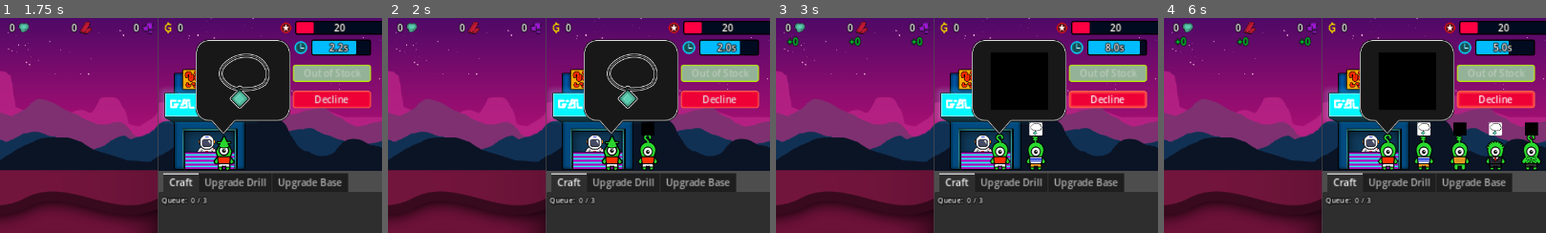
Above: before the commit, frames 1-4 (left to right).
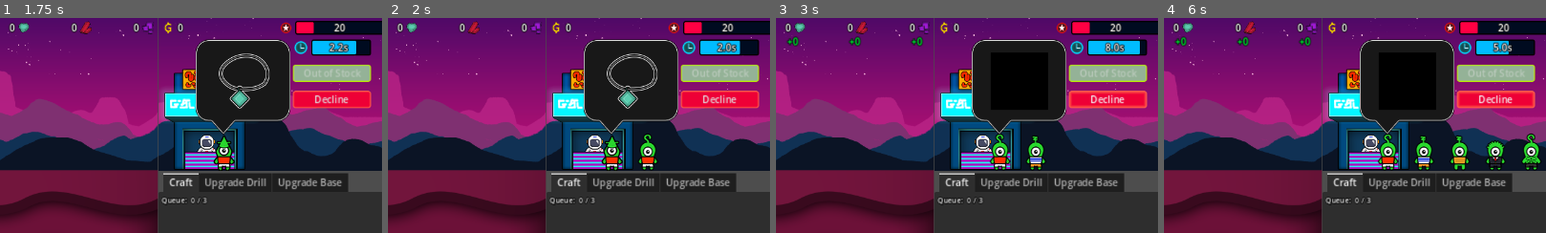
Above: after the commit, the same moments.

Repository: aNotSoCleverName/mechanicore
Game: Godot game, scene res://Main.tscn
Two runs of this game, one before a commit and one after it. Both use one fixed random seed, a clock stepped at 60 frames per second and the inputs below.
Inputs:
- Up to frame 1 (1.75 s): click "Continue" at 0.5 s; click "Continue" at 1.25 s
- Up to frame 2 (2 s): no input
- Up to frame 3 (3 s): click "Decline" at 2 s; tap Enter (ui_accept) at 2.75 s; hold Right (ui_right) from 2.78 s (still down); tap R at 2.85 s
- Up to frame 4 (6 s): tap Enter (ui_accept) at 3.02, 3.77, 5, 5.27 s; release Right (ui_right) at 3.53 s; hold Down (ui_down) 3.53-4.28 s; tap R every 0.75 s from 3.6 to 5.85 s; hold Right (ui_right) 4.28-5.03 s; hold Up (ui_up) 5.03-5.78 s; hold Left (ui_left) from 5.78 s (still down)
The pictures show only the part of the screen within x 49-99%, y 0-50%; the shares and areas given below are measured in that part.

Frame 1 is identical in both runs. In frame 2, 0.2% of the frame differs, in the area x 66-70%, y 48-55%; in frame 3, 0.2%; in frame 4, 0.9%, in the area x 66-98%, y 48-55%.

Commit message:
Added mind reader upgrade that shows what aliens in the back want to order

Diff:
--- a/Base/Base.gd
+++ b/Base/Base.gd
@@ -18,6 +18,10 @@
 }
 func _UpdateStats(inKey: Upgrade.EStatsKeys, inValue: float):
 	self.stats[inKey] = inValue;
+
+	match inKey:
+		Upgrade.EStatsKeys.base_MindReader:
+			SignalBus_Base.upgrade_base_mind_reader_unlocked.emit();
 
 # Key = ore type, value = amount
 var ores: Dictionary = { };
--- a/Base/Base.tscn
+++ b/Base/Base.tscn
@@ -22,6 +22,7 @@
 [ext_resource type="Resource" uid="uid://dfdmjp7jvnf2j" path="res://Base/Menu/Upgrade/Resource/Drill/Double Ore Chance.tres" id="18_1j1fr"]
 [ext_resource type="Resource" uid="uid://b71ivg3dtriu0" path="res://Base/Menu/Upgrade/Resource/Drill/Dodge.tres" id="19_4d4if"]
 [ext_resource type="Resource" uid="uid://c0cjcuvmfbsju" path="res://Base/Menu/Upgrade/Resource/Base/Max Craft Queue.tres" id="22_3g4e3"]
+[ext_resource type="Resource" uid="uid://2vvsab2ub6dp" path="res://Base/Menu/Upgrade/Resource/Base/Mind Reader.tres" id="23_qr6aa"]
 
 [node name="Base" type="VBoxContainer"]
 anchors_preset = 11
@@ -287,6 +288,11 @@
 size_flags_horizontal = 3
 upgrade = ExtResource("22_3g4e3")
 
+[node name="Mind Reader" parent="Menu/Upgrade Base/MarginContainer/ScrollContainer/MarginContainer/Upgrades" instance=ExtResource("15_1nhla")]
+layout_mode = 2
+size_flags_horizontal = 3
+upgrade = ExtResource("23_qr6aa")
+
 [connection signal="tree_entered" from="." to="." method="_on_tree_entered"]
 [connection signal="tree_entered" from="Shop/Shop/Top Bar/HBoxContainer/Money/Label" to="Shop/Shop/Top Bar/HBoxContainer/Money/Label" method="_on_tree_entered"]
 [connection signal="tree_entered" from="Shop/Shop/Top Bar/HBoxContainer/Reputation" to="Shop/Shop/Top Bar/HBoxContainer/Reputation" method="_on_tree_entered"]
--- /dev/null
+++ b/Base/Menu/Upgrade/Resource/Base/Mind Reader.tres
@@ -0,0 +1,14 @@
+[gd_resource type="Resource" script_class="Upgrade" load_steps=3 format=3 uid="uid://2vvsab2ub6dp"]
+
+[ext_resource type="Texture2D" uid="uid://cks8ncmfgwoje" path="res://Base/Menu/Upgrade/Resource/Base/Mind Reader.png" id="1_4plsm"]
+[ext_resource type="Script" path="res://Base/Menu/Upgrade/Upgrade.gd" id="1_b147m"]
+
+[resource]
+script = ExtResource("1_b147m")
+upgradeTarget = 2
+stats = 6
+icon = ExtResource("1_4plsm")
+name = "Mind Reader"
+maxLevel = 1
+statChange = Array[float]([1.0])
+prices = Array[int]([2500])
--- a/Base/Shop/Alien/Alien.gd
+++ b/Base/Shop/Alien/Alien.gd
@@ -18,6 +18,9 @@
 static var clothesSprites: Array[Texture2D] = [];
 
 static var _base: Base;
+static var _isMindReaderUnlocked: bool = false;
+
+var bubbleNode: Sprite2D;
 
 var orderedItem: CraftItem:
 	get:
@@ -49,9 +52,15 @@
 
 	$Body/Clothes.texture = Alien.clothesSprites[randi_range(0, Alien.clothesSprites.size() - 1)];
 
-	$Bubble.visible = true;
+	SignalBus_Base.upgrade_base_mind_reader_unlocked.connect(
+		func ():
+			Alien._isMindReaderUnlocked = true;
+	)
+
+	self.bubbleNode = $Bubble;
+	self.bubbleNode.visible = Alien._isMindReaderUnlocked;
 	SignalBus_Base.shop_make_order.connect(
 		func (inAlien: Alien):
 			if (inAlien == self):
-				$Bubble.visible = false;
+				self.bubbleNode.visible = false;
 	)
--- a/Base/Shop/Queue.gd
+++ b/Base/Shop/Queue.gd
@@ -40,6 +40,13 @@
 			self._ExitQueue();
 	)
 
+	SignalBus_Base.upgrade_base_mind_reader_unlocked.connect(
+		func ():
+			for i: int in range(1, self.alienQueues.size()):
+				var alien: Alien = self.alienQueues[i];
+				alien.bubbleNode.visible = true;
+	)
+
 func _on_child_entered_tree(_node):
 	if (self.alienQueues.size() >= ShopQueue.MAX_QUEUE):
 		self._spawnTimer.stop();
--- a/Global Script/Signal Bus - Base.gd
+++ b/Global Script/Signal Bus - Base.gd
@@ -33,4 +33,7 @@
 signal upgrade_base(inPrice: int, inStatsKey: Upgrade.EStatsKeys, inStatsChange: float);
 
 @warning_ignore("unused_signal")
+signal upgrade_base_mind_reader_unlocked();
+
+@warning_ignore("unused_signal")
 signal game_over();
Not shown: 1 places in Base/Base.tscn that only renumber resources
Binary file added: Base/Menu/Upgrade/Resource/Base/Mind Reader.png
Not shown, added: Base/Menu/Upgrade/Resource/Base/Mind Reader.png.import
